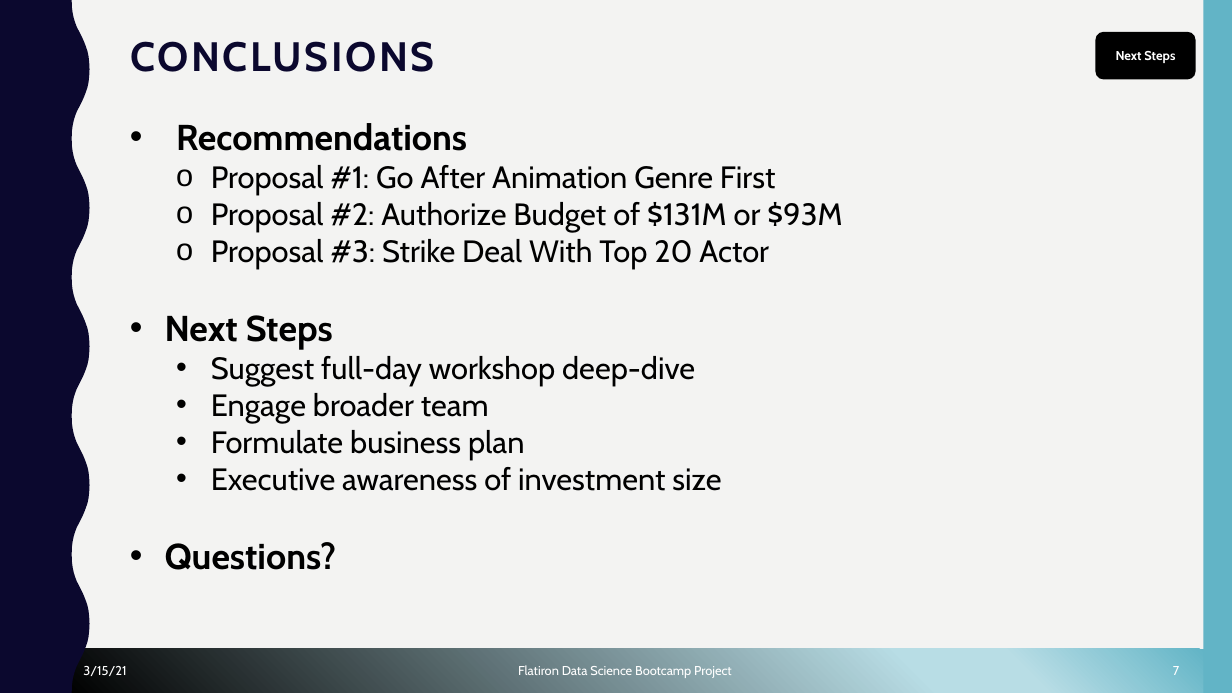
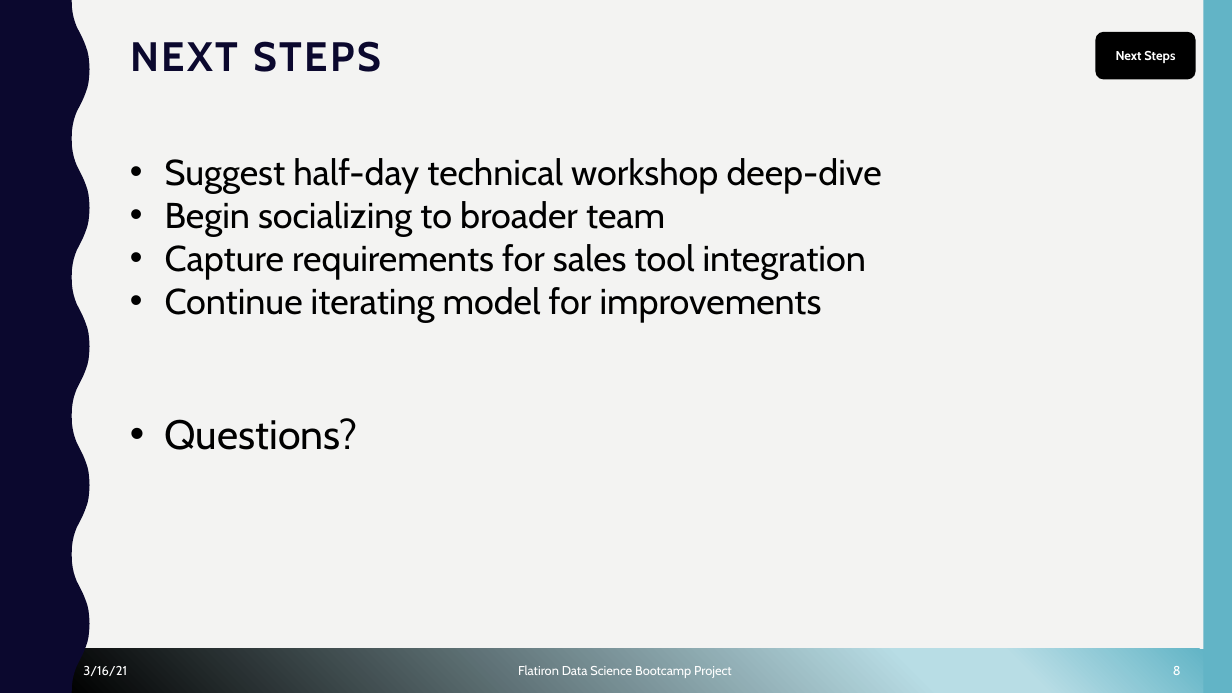
Before and after one commit to cutterback/p02-home-sales-predictive-project, a slide deck: slide 8 of Seattle_Home_Price_Predictive_Model.pptx (slide 7 before the commit). Drawn at 1232x693 pixels with LibreOffice and Linux fonts; fonts in the diff are those of the drawing; background and template pictures are left out. Boxes give left, top, right and bottom in pixels: in the first picture for what was removed or moved away, otherwise in the second. Text is boxed around its words. In the diff, an @@ line names an element or a change of style, - is before the commit and + after.

```diff
--- a/Seattle_Home_Price_Predictive_Model.pptx
+++ b/Seattle_Home_Price_Predictive_Model.pptx
@@ title at (x1=130, y1=41, x2=381, y2=72): text changed @@
-CONCLUSIONS
+NEXT STEPS
@@ text "Suggest half-day technical workshop deep-dive" moved from (x1=165, y1=123, x2=842, y2=570) to (x1=165, y1=158, x2=882, y2=450) @@
@@ text at (x1=165, y1=158, x2=882, y2=323): text changed; size 24 to 28 pt @@
-• Recommendations
-  o Proposal #1: Go After Animation Genre First
-  o Proposal #2: Authorize Budget of $131M or $93M
-  o Proposal #3: Strike Deal With Top 20 Actor
-• Next Steps
-  • Suggest full-day workshop deep-dive
-  • Engage broader team
-  • Formulate business plan
-  • Executive awareness of investment size
+• Suggest half-day technical workshop deep-dive
+• Begin socializing to broader team
+• Capture requirements for sales tool integration
+• Continue iterating model for improvements
@@ text at (x1=165, y1=418, x2=358, y2=450): size 28 to 32 pt, bold off in "Questions?" @@
@@ text at (x1=83, y1=666, x2=127, y2=676): text changed @@
-3/15/21
+3/16/21
@@ page number at (x1=1173, y1=666, x2=1181, y2=675): text changed @@
-7
+8
```
Also in this commit, not shown: 3 other slides changed, 1 slide added, 5 other files.
